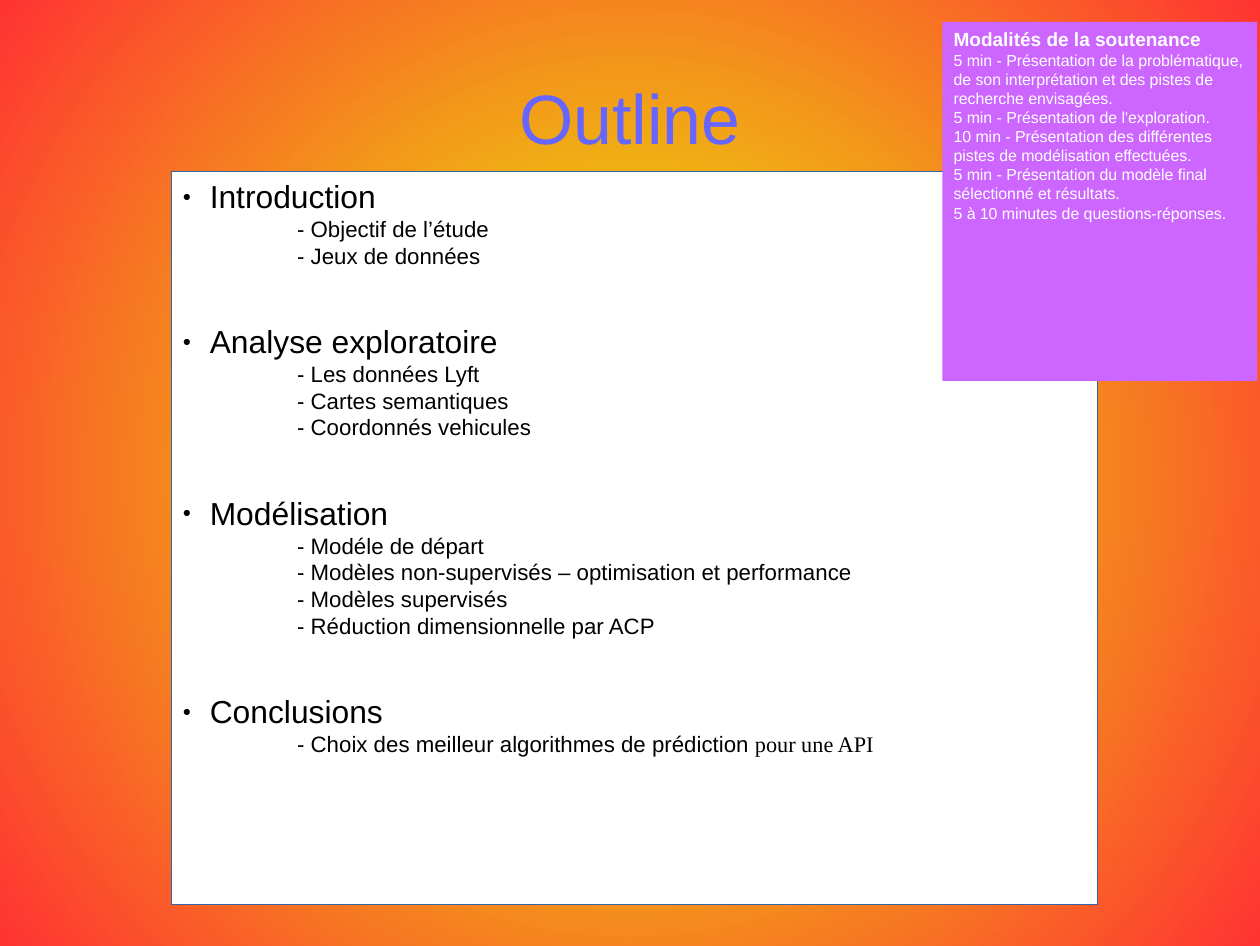
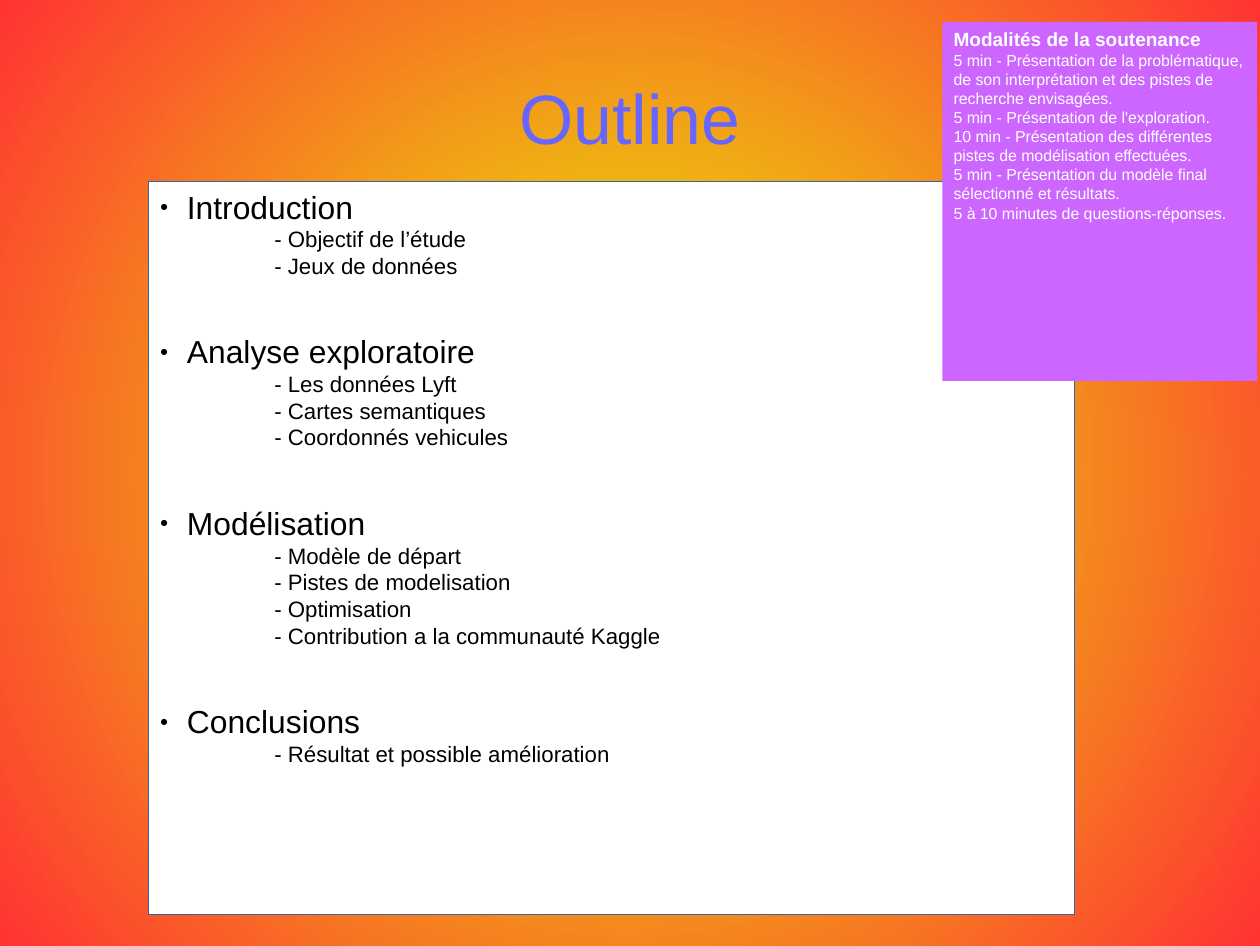
Before and after one commit to opsabarsec/Computer-vision-for-self-driving-cars, a slide deck: slide 2 of documentation/P7_presentation.odp. Drawn at 1260x946 pixels with LibreOffice and Linux fonts; fonts in the diff are those of the drawing. Boxes give left, top, right and bottom in pixels: in the first picture for what was removed or moved away, otherwise in the second. Text is boxed around its words. In the diff, an @@ line names an element or a change of style, - is before the commit and + after.

Commit message:
presentation updated

```diff
--- a/documentation/P7_presentation.odp
+++ b/documentation/P7_presentation.odp
@@ rectangle "Introduction": place and size @@
-rectangle "Introduction" at <box>172,172,1098,904</box>
+rectangle "Introduction" at <box>149,182,1075,915</box>
@@ text in rectangle at <box>288,547,660,649</box>: text changed @@
-- Modéle de départ
-- Modèles non-supervisés – optimisation et performance
-- Modèles supervisés
-- Réduction dimensionnelle par ACP
+- Modèle de départ
+- Pistes de modelisation
+- Optimisation
+- Contribution a la communauté Kaggle
@@ text in rectangle at <box>288,745,609,767</box>: text changed @@
-- Choix des meilleur algorithmes de prédiction pour une API
+- Résultat et possible amélioration
```
Also in this commit, not shown: 3 other slides changed, 5 slides added, 3 slides removed, 4 other files.
